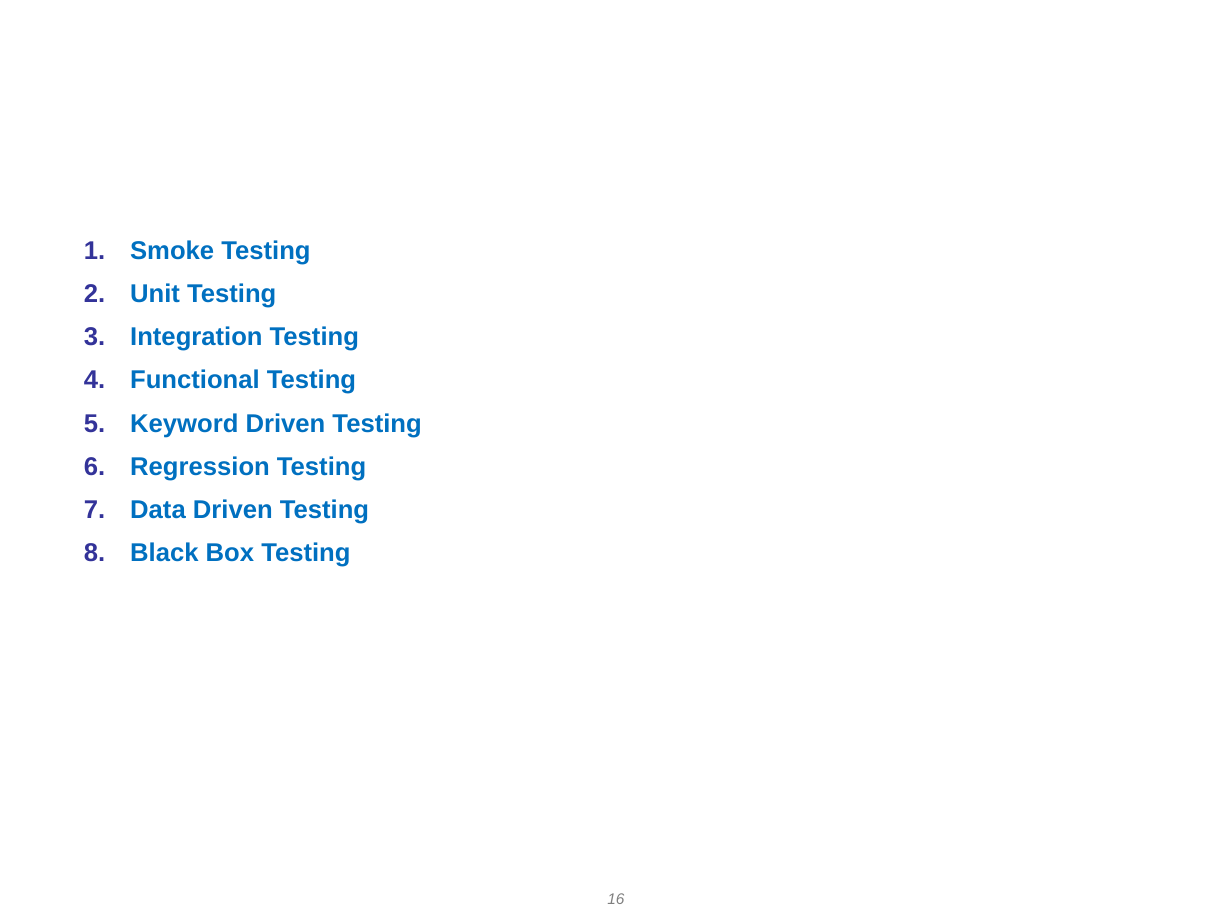
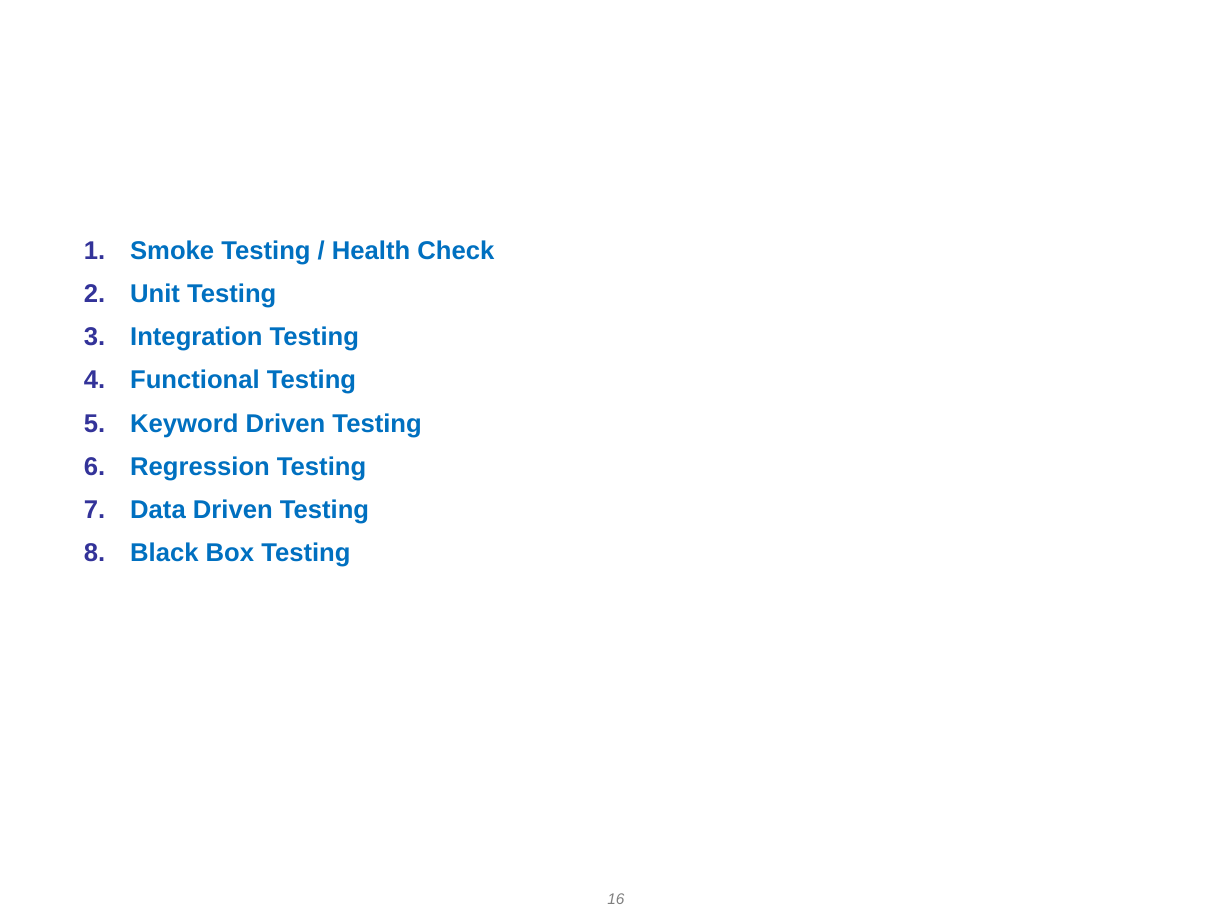
Before and after one commit to sunilkumarg-techbrain/InterviewQuestions, a slide deck: slide 16 of DAY 1 - Introduction to Automation.ppt. Drawn at 1232x924 pixels with LibreOffice and Linux fonts; fonts in the diff are those of the drawing; background and template pictures are left out. Boxes give left, top, right and bottom in pixels: in the first picture for what was removed or moved away, otherwise in the second. Text is boxed around its words. In the diff, an @@ line names an element or a change of style, - is before the commit and + after.

```diff
--- a/DAY 1 - Introduction to Automation.ppt
+++ b/DAY 1 - Introduction to Automation.ppt
@@ text at (130,240,494,265): text changed @@
-1. Smoke Testing
+1. Smoke Testing / Health Check
```
Also in this commit, not shown: 15 other slides changed, 13 other files.
